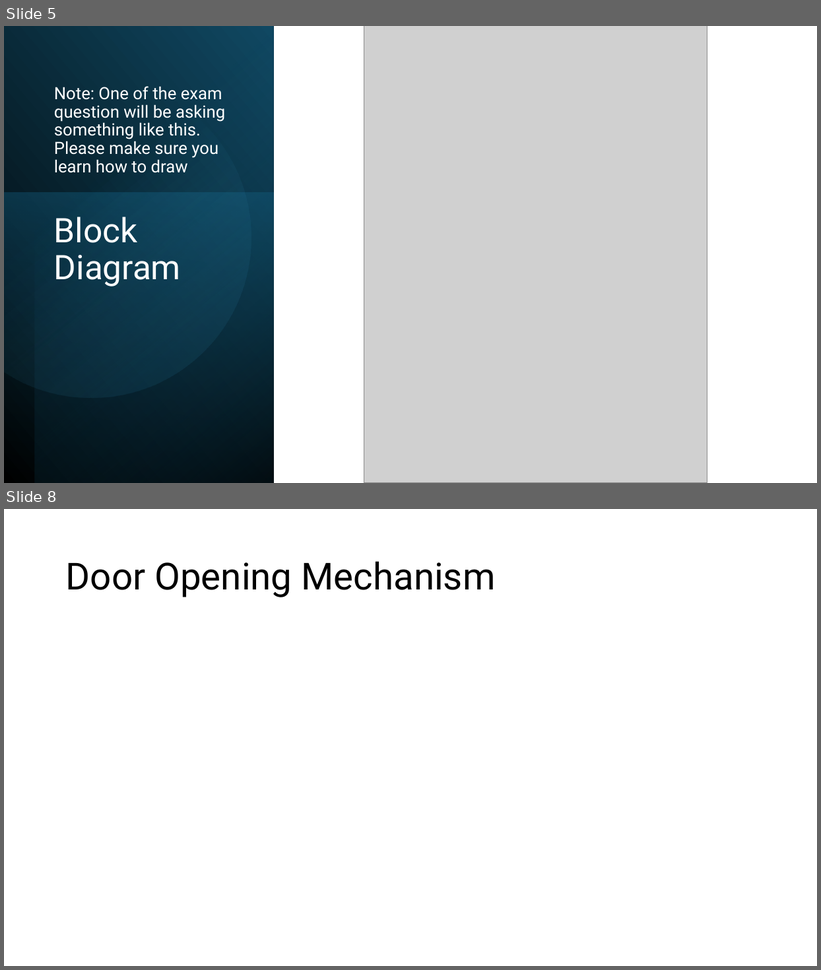
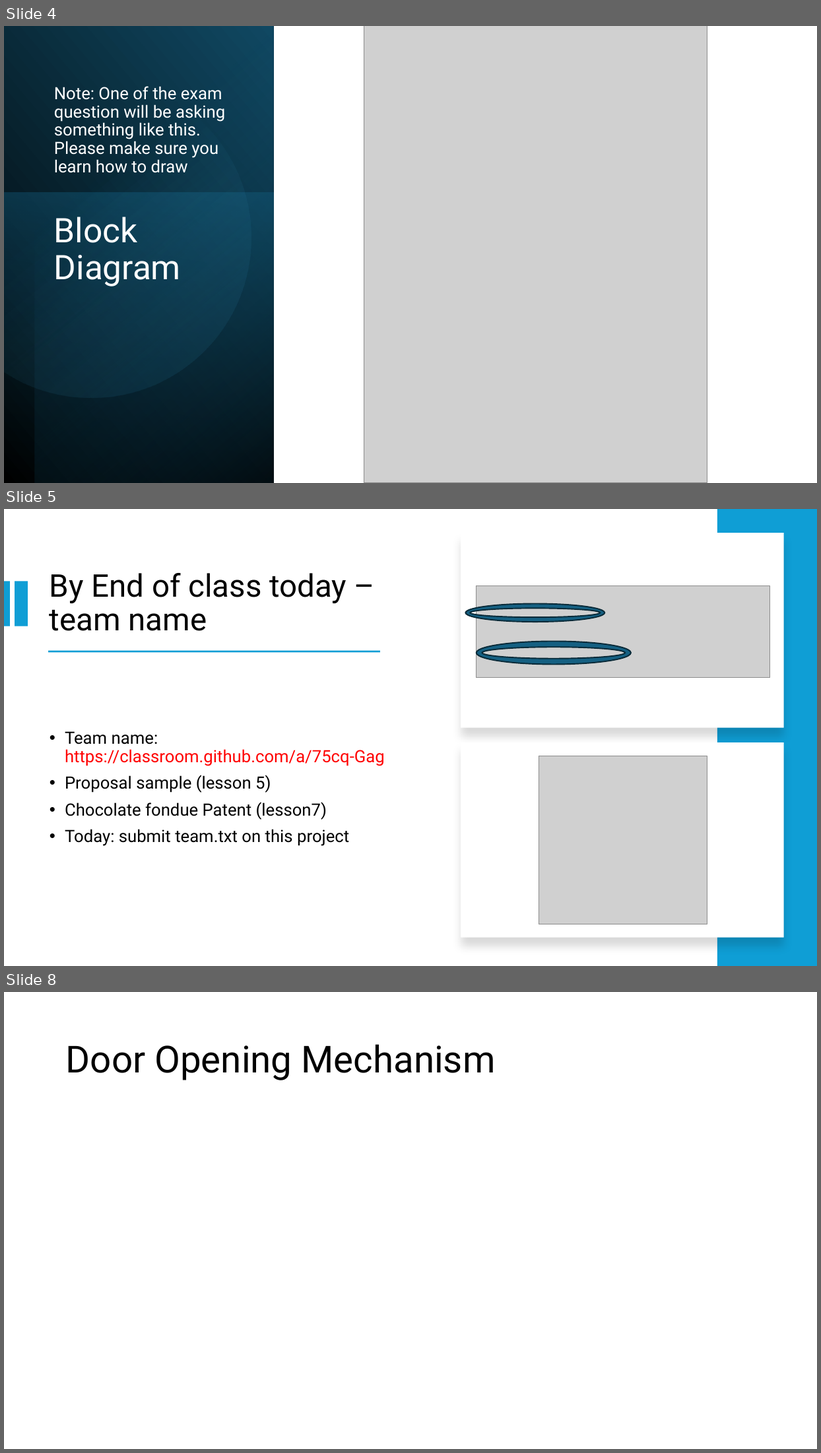
Before and after one commit to JLNU-EETC3433/courseware, a slide deck: 20241108-lesson10.pptx. Shown one above the other, each under a label of ours: slides 5 and 8 before the commit, slides 4, 5 and 8 after it; the slides between them are not shown. The pictures are 821x970 and 821x1453 pixels, drawn with LibreOffice and Linux fonts; fonts in the diff are those of the drawing; grey boxes stand for pictures. Boxes give left, top, right and bottom in pixels: in the first picture for what was removed or moved away, otherwise in the second. Text is boxed around its words. In the diff, an @@ line names an element or a change of style, - is before the commit and + after.

```diff
--- a/20241108-lesson10.pptx
+++ b/20241108-lesson10.pptx
@@ slide 5 added at [4,509,817,966], background #FFFFFF @@
@@ rectangle added at [717,509,817,966], fill #0F9ED5 @@
@@ rectangle added at [461,533,784,728], fill #FFFFFF @@
@@ rectangle added at [4,581,10,626], fill #0F9ED5 @@
@@ rectangle added at [15,581,27,626], fill #0F9ED5 @@
@@ title added at [50,573,347,631], 37 pt, text #000000 @@
+By End of class today – team name
@@ picture added at [477,586,770,677] @@
@@ donut added at [466,603,605,622], fill #156082, outline #092A39 1.5 pt @@
@@ donut added at [477,642,631,665], fill #156082, outline #092A39 1.5 pt @@
@@ rectangle added at [48,650,380,652], fill #0F9ED5 @@
@@ text added at [65,731,385,846], 20 pt, text #000000 @@
+• Team name: https://classroom.github.com/a/75cq-Gag
+• Proposal sample (lesson 5)
+• Chocolate fondue Patent (lesson7)
+• Today: submit team.txt on this project
@@ rectangle added at [461,743,784,938], fill #FFFFFF @@
@@ picture added at [539,757,707,924] @@
@@ what was slide 5 is now slide 4 @@
```
Also in this commit, not shown: 2 slides changed, 1 other slide added, 2 slides removed.
